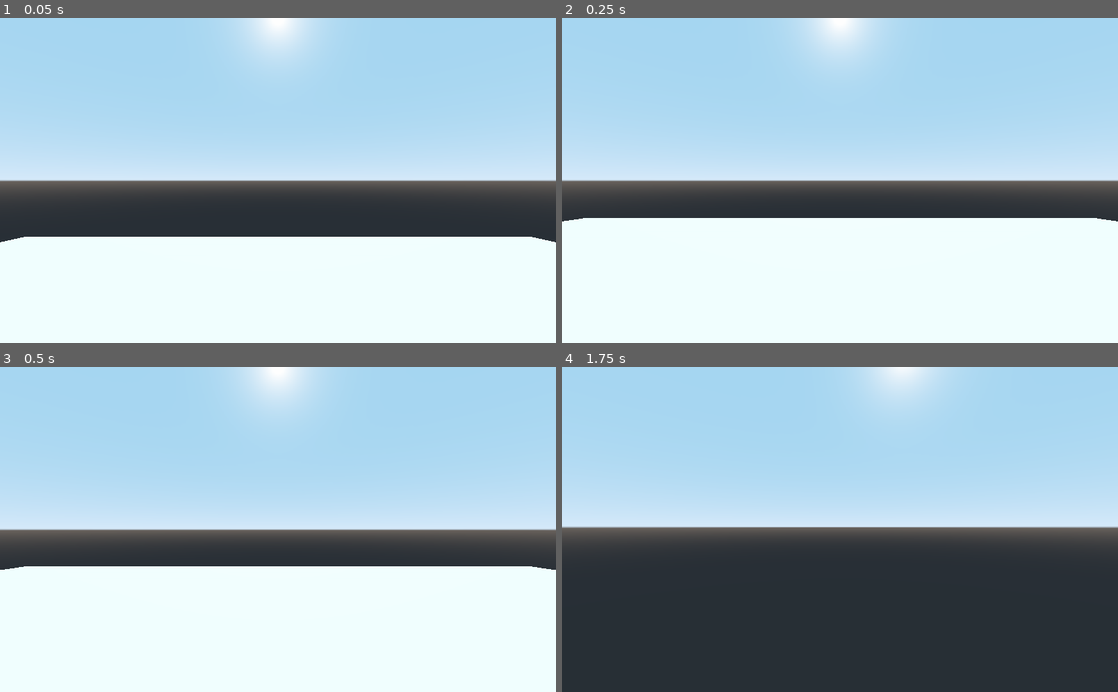
Above: before the commit, frames 1-4 (two rows, left to right).
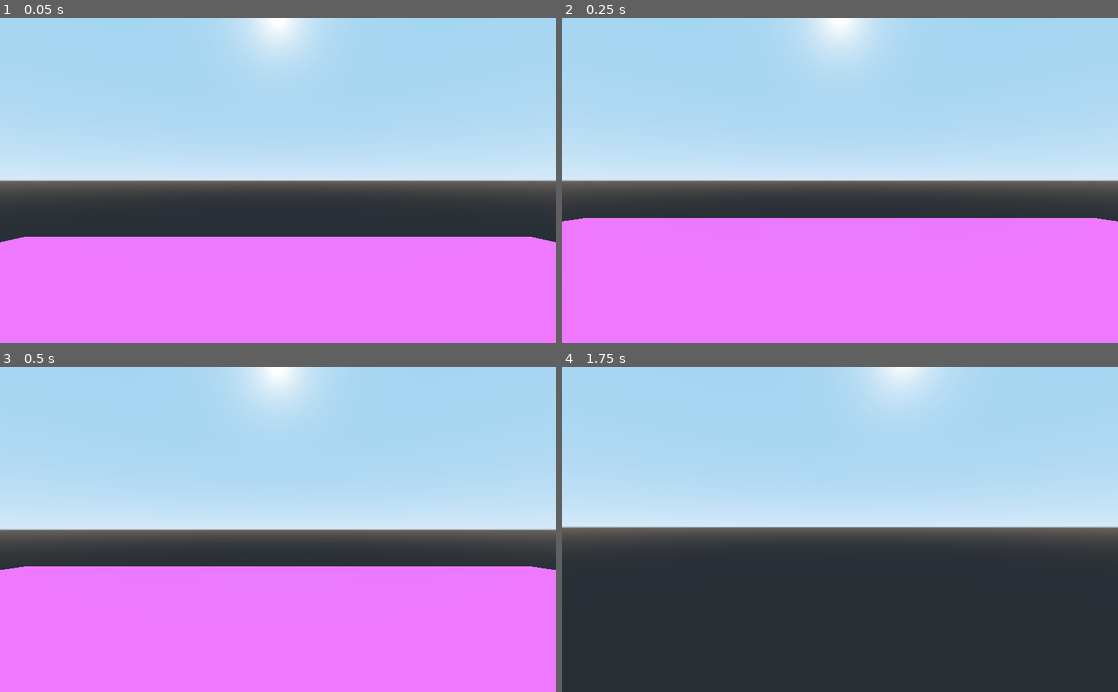
Above: after the commit, the same moments.

Repository: AlecAcosta/MyFirstFPS-Godot
Game: Godot game, scene res://World.tscn
Same seed, same stepped clock (60 frames per second), same inputs: the game is played once before the commit and once after it.
Inputs (mouse positions are in pixels of both pictures, inside the frame that each line leads up to):
- Up to frame 1 (0.05 s): no input
- Up to frame 2 (0.25 s): no input
- Up to frame 3 (0.5 s): no input
- Up to frame 4 (1.75 s): tap Enter (ui_accept) at 0.5, 0.77, 1.52 s; move the mouse to (867, 529) at 0.52 s; hold W (move_forward) from 0.53 s (still down); move the mouse to (812, 529) at 1.27 s

The runs differ from the first frame. In frame 1, 33% of the frame differs, in the area x 0-100%, y 67-100%; in frame 2, 38%; in frame 3, 39%, in the area x 0-100%, y 61-100%; in frame 4, nothing differs.

Commit message:
pink spawn platform

Diff:
--- a/World.tscn
+++ b/World.tscn
@@ -6,6 +6,9 @@
 points = PoolVector3Array( -1, 1, 1, 1, 1, -1, 1, 1, 1, -1, 1, -1, -1, -1, 1, 1, -1, -1, 1, -1, 1, -1, -1, -1, 1, 1, 1, -1, 1, -1, 1, 1, -1, -1, 1, 1, 1, -1, 1, -1, -1, -1, 1, -1, -1, -1, -1, 1, 1, 1, 1, -1, -1, 1, -1, 1, 1, 1, -1, 1, 1, 1, -1, -1, -1, -1, -1, 1, -1, 1, -1, -1 )
 
 [sub_resource type="CubeMesh" id=2]
+
+[sub_resource type="SpatialMaterial" id=3]
+albedo_color = Color( 0.992157, 0.431373, 0.956863, 1 )
 
 [node name="World" type="Spatial"]
 
@@ -21,7 +24,7 @@
 [node name="MeshInstance" type="MeshInstance" parent="Ground"]
 transform = Transform( 16.975, 0, 0, 0, 1, 0, 0, 0, 15.6155, 0, 0, 0 )
 mesh = SubResource( 2 )
-material/0 = null
+material/0 = SubResource( 3 )
 
 [node name="DirectionalLight" type="DirectionalLight" parent="."]
 transform = Transform( 1, 0, 0, 0, -0.867974, 0.49661, 0, -0.49661, -0.867974, 0, 11.9288, 0 )
Not shown: 1 places in World.tscn that only renumber resources
